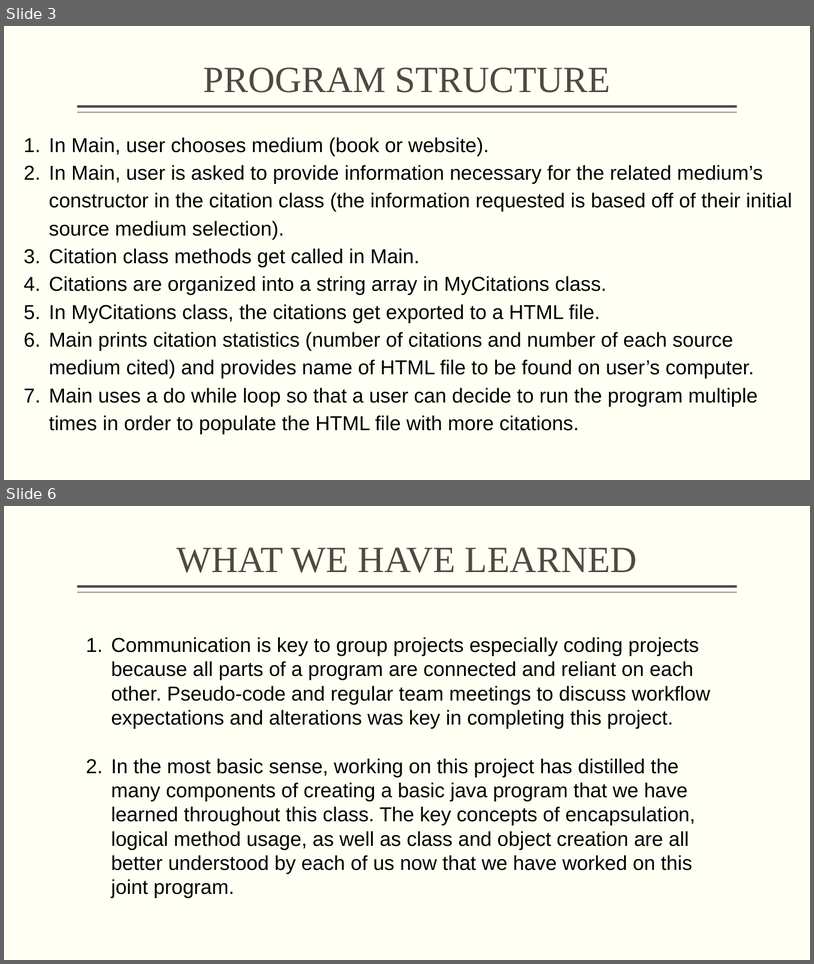
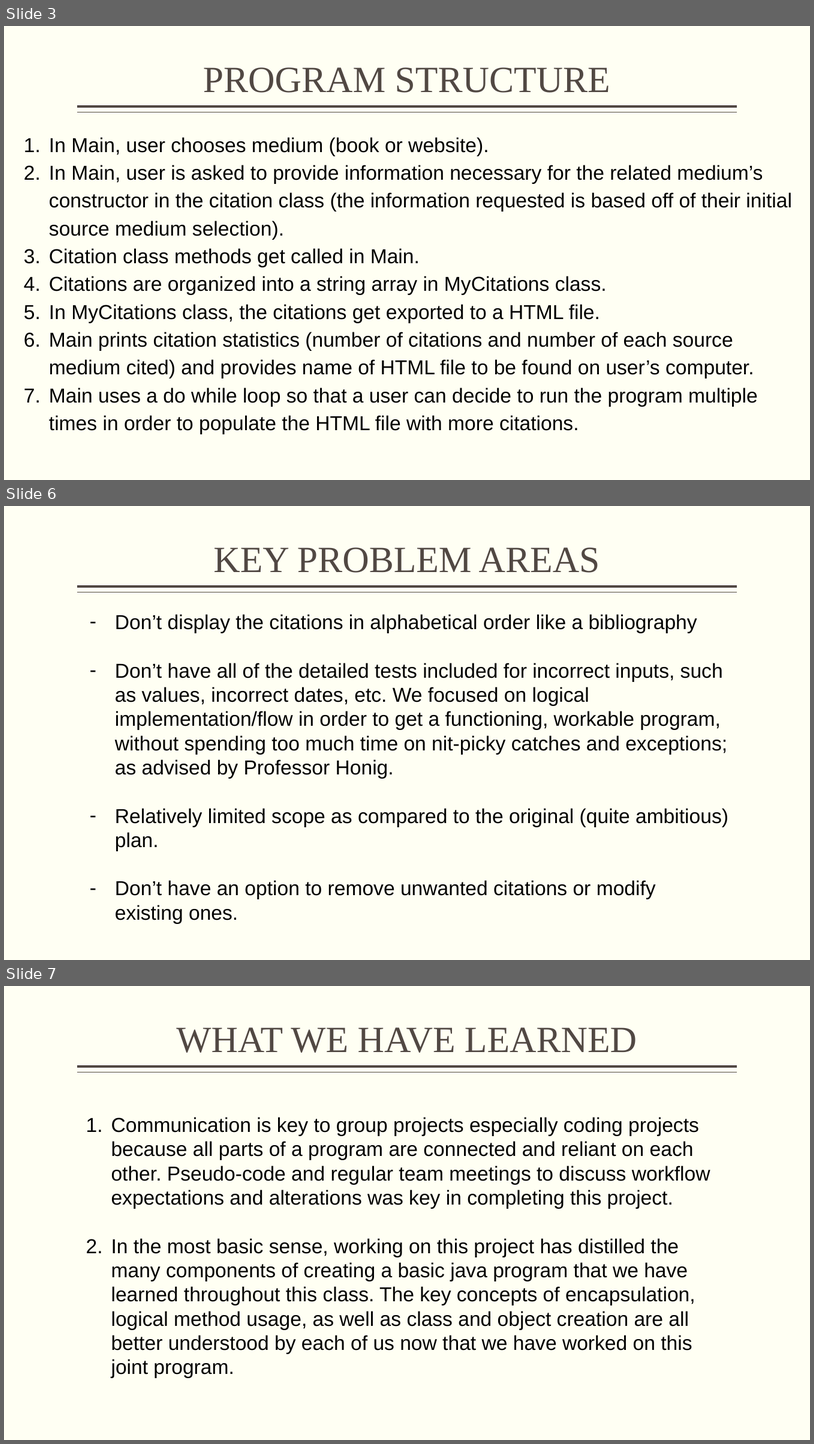
Before and after one commit to RJP43/JavaCustomProject-LUC_Comp-170, a slide deck: COMP170_CustomProject-Presentation.pptx. Shown one above the other, each under a label of ours: slides 3 and 6 before the commit, slides 3, 6 and 7 after it; the slides between them are not shown. The pictures are 814x964 and 814x1444 pixels, drawn with LibreOffice and Linux fonts; fonts in the diff are those of the drawing. Boxes give left, top, right and bottom in pixels: in the first picture for what was removed or moved away, otherwise in the second. Text is boxed around its words. In the diff, an @@ line names an element or a change of style, - is before the commit and + after.

```diff
--- a/COMP170_CustomProject-Presentation.pptx
+++ b/COMP170_CustomProject-Presentation.pptx
@@ slide 6 added at bbox=[4, 506, 810, 960], background #FFFFF3; not listed: 2 template elements that a slide beside it also shows @@
@@ title added at bbox=[213, 547, 600, 573], 44 pt, text #514843 @@
+KEY PROBLEM AREAS
@@ text added at bbox=[115, 614, 729, 924], 24 pt, text #000000 @@
+– Don’t display the citations in alphabetical order like a bibliography
+– Don’t have all of the detailed tests included for incorrect inputs, such as values, incorrect dates, etc. We focused on logical implementation/flow in order to get a functioning, workable program, without spending too much time on nit-picky catches and exceptions; as advised by Professor Honig.
+– Relatively limited scope as compared to the original (quite ambitious) plan.
+– Don’t have an option to remove unwanted citations or modify existing ones.
@@ what was slide 6 is now slide 7 @@
```
Also in this commit, not shown: 2 slides changed, 1 other slide added, 1 slide removed, 3 other files.
